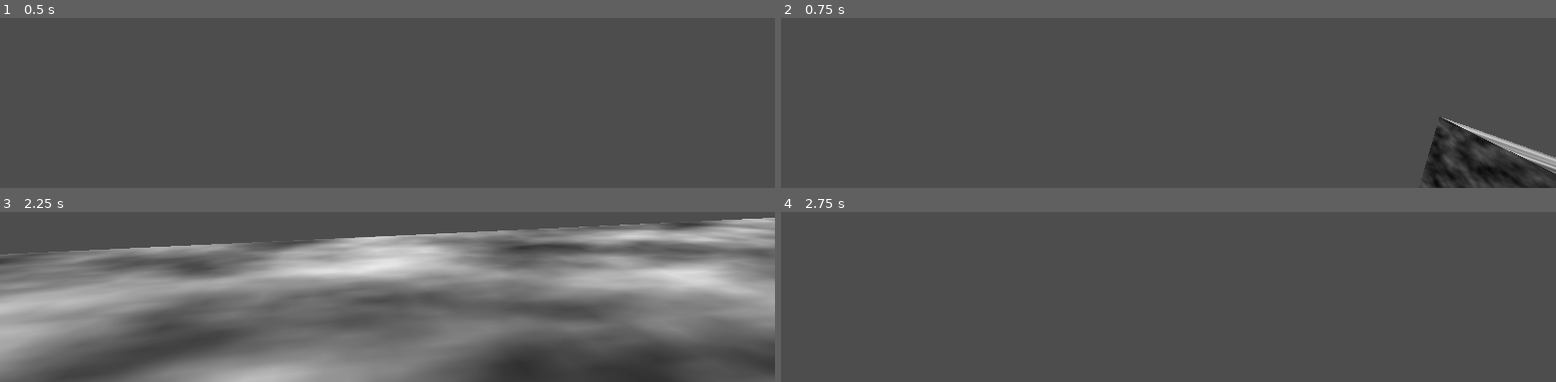
Above: before the commit, frames 1-4 (two rows, left to right).
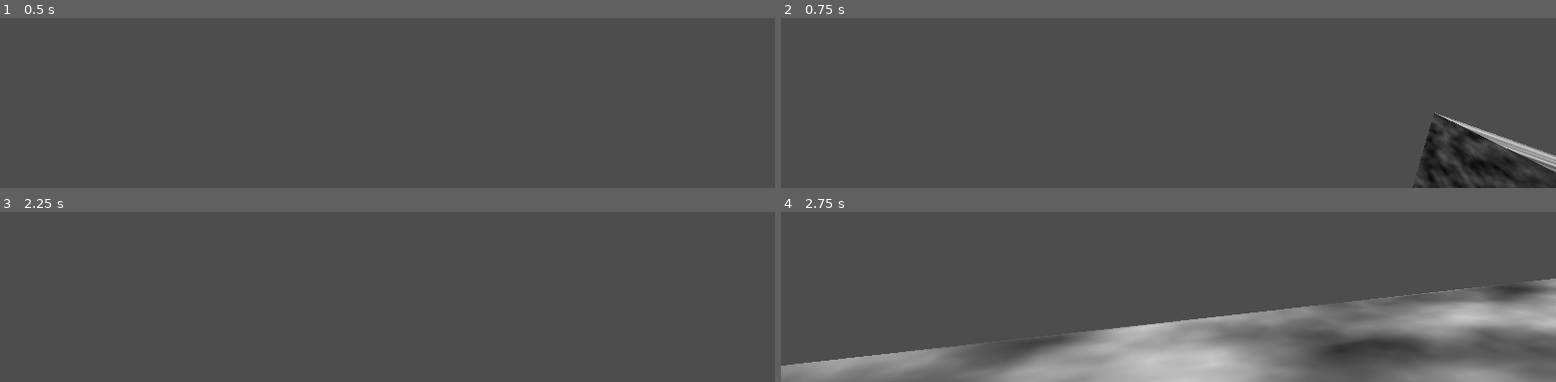
Above: after the commit, the same moments.

Repository: MoustachedMamba/Zarg
Game: Godot game, scene res://testscene.tscn
The game is run twice, just before and just after one commit, with the same random seed, the same clock (stepped at 60 frames per second) and the same inputs.
Inputs (mouse positions are in pixels of both pictures, inside the frame that each line leads up to):
- Up to frame 1 (0.5 s): no input
- Up to frame 2 (0.75 s): tap Enter at 0.5 s; move the mouse to (outside the picture) at 0.52 s; hold W (Forward) from 0.53 s (still down); hold Ctrl (Crouch) from 0.53 s (still down)
- Up to frame 3 (2.25 s): keep holding W (Forward); tap Space (Jump) at 0.77, 1.25, 1.52 s; move the mouse to (outside the picture) at 1.27 s; release Ctrl (Crouch) at 1.28 s; click (outside the picture) at 1.35 s; tap Enter at 2 s; move the mouse to (outside the picture) at 2.02 s; hold Shift (Sprint) from 2.03 s (still down)
- Up to frame 4 (2.75 s): keep holding W (Forward); keep holding Shift (Sprint)

Frame 1 is identical in both runs. In frame 2, 1.4% of the frame differs, in the area x 81-100%, y 55-100%; in frame 3, 58%, in the area x 0-100%, y 3-100%; in frame 4, 26%.

Commit message:
minor changes
eh

Diff:
--- a/char_ctrlr.gd
+++ b/char_ctrlr.gd
@@ -8,7 +8,8 @@
 @export var sensitivity = Vector2(0.25,0.4)
 @export var camera_responsive = Vector2(7.0,7.0)
 @export var air_control = 0.0
-@export var accel = 5.5
+@export var gain_accel = 4.0
+@export var lose_accel = 5.5
 @onready var head = $head
 @onready var headbob = $head/headbobcentre
 @onready var collider = $CollisionShape3D
@@ -43,17 +44,17 @@
 		if !crouched:
 			target_speed = sprint_speed if sprinting else walk_speed
 	get_crouch(delta*5,crouched)
-	current_speed = lerp(current_speed,target_speed,accel*delta)
+	current_speed = lerp(current_speed,target_speed,gain_accel*delta)
 	# Get the input direction and handle the movement/deceleration.
 	# As good practice, you should replace UI actions with custom gameplay actions.
 	var input_dir = Input.get_vector("Left", "Right", "Forward", "Back")
 	var direction = (transform.basis * Vector3(input_dir.x, 0, input_dir.y)).normalized()
 	if direction and is_on_floor():
-		velocity.x = lerp(velocity.x,direction.x * current_speed,accel*delta)
-		velocity.z = lerp(velocity.z,direction.z * current_speed,accel*delta)
+		velocity.x = lerp(velocity.x,direction.x * current_speed,gain_accel*delta)
+		velocity.z = lerp(velocity.z,direction.z * current_speed,gain_accel*delta)
 	elif is_on_floor():
-		velocity.x = lerp(velocity.x, 0.0, accel*delta)
-		velocity.z = lerp(velocity.z, 0.0, accel*delta)
+		velocity.x = lerp(velocity.x, 0.0, lose_accel*delta)
+		velocity.z = lerp(velocity.z, 0.0, lose_accel*delta)
 	else:
 		pass
 
@@ -73,9 +74,8 @@
 	headbob.position.y = sin(head_bob_timer)*0.1
 	vert_offset = lerp(vert_offset,clamp(velocity.y,-10.0,6)*0.07,delta*4.0)
 	headbob.position.y += vert_offset*1.6
+
 	headbob.rotation_degrees.x = vert_offset*9
-
-
 
 
 func _input(event):
Not shown, added: cha56B.tmp
Not shown, added: chaF510.tmp
